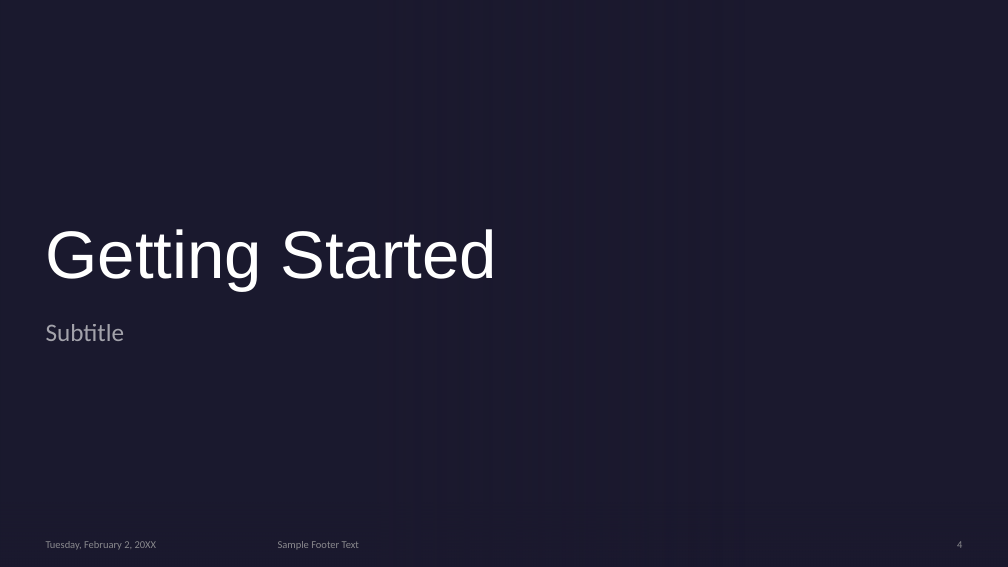
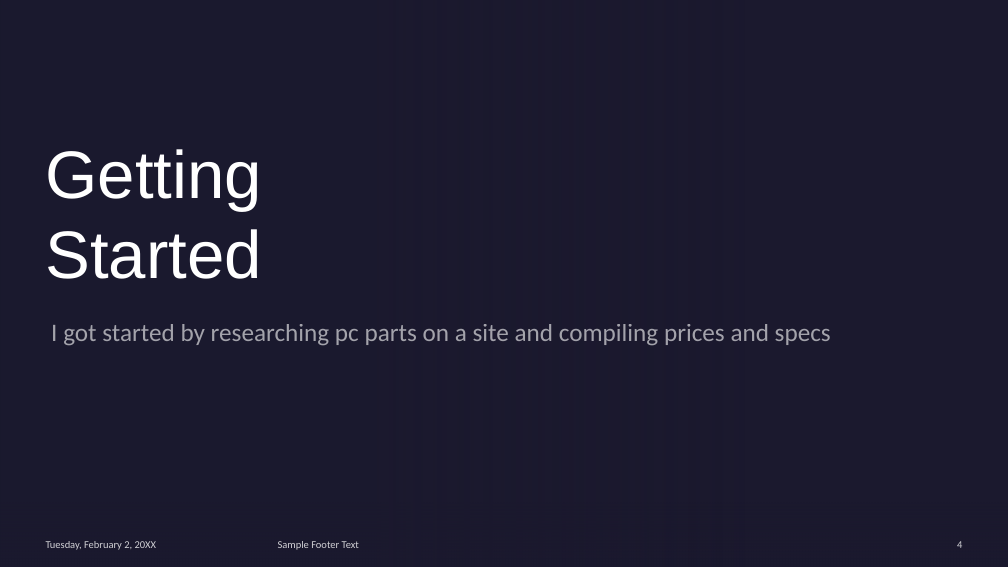
Before and after one commit to Digital-Tech-KKHS/10dtc-computer-hardware-csherwinqqq, a slide deck: slide 4 of Presentation Template.pptx. Drawn at 1008x567 pixels with LibreOffice and Linux fonts; fonts in the diff are those of the drawing; background and template pictures are left out. Boxes give left, top, right and bottom in pixels: in the first picture for what was removed or moved away, otherwise in the second. Text is boxed around its words. In the diff, an @@ line names an element or a change of style, - is before the commit and + after.

```diff
--- a/Presentation Template.pptx
+++ b/Presentation Template.pptx
@@ title "Getting Started" rewrapped from (46, 229, 496, 291) to (46, 149, 262, 279) @@
@@ subtitle removed at (46, 324, 125, 341) @@
-Subtitle
@@ subtitle added at (51, 324, 831, 346), 24 pt, text #FFFFFF at 60% opacity @@
+I got started by researching pc parts on a site and compiling prices and specs
@@ text colour #A6A6A6 at 80% opacity to #FFFFFF at 80% opacity; more space between paragraphs in 3 elements at (46, 541, 157, 550), (278, 541, 359, 550), (957, 541, 962, 548) @@
```
Also in this commit, not shown: 7 other slides changed, 1 slide added, 1 slide removed.
